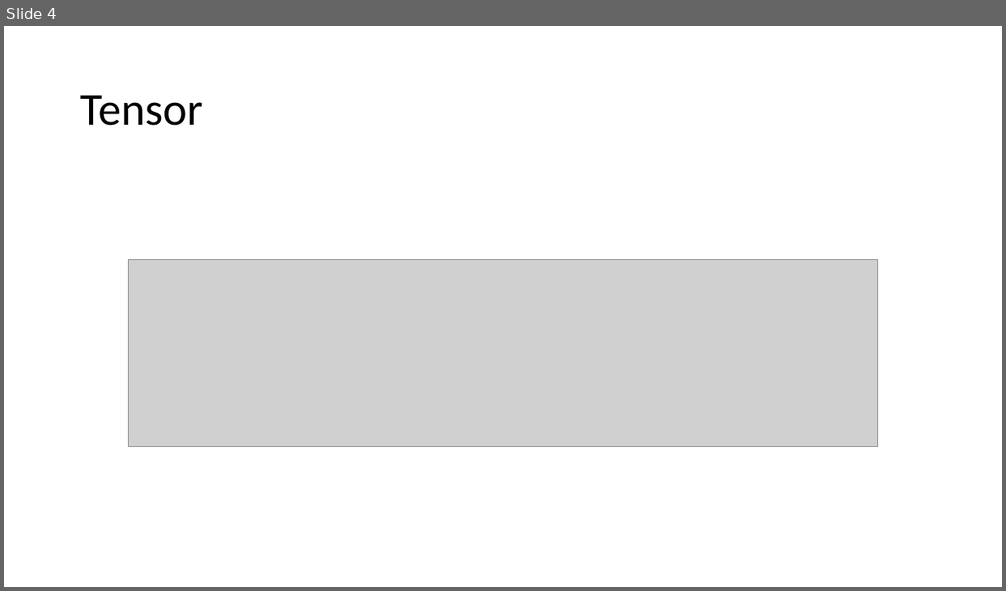
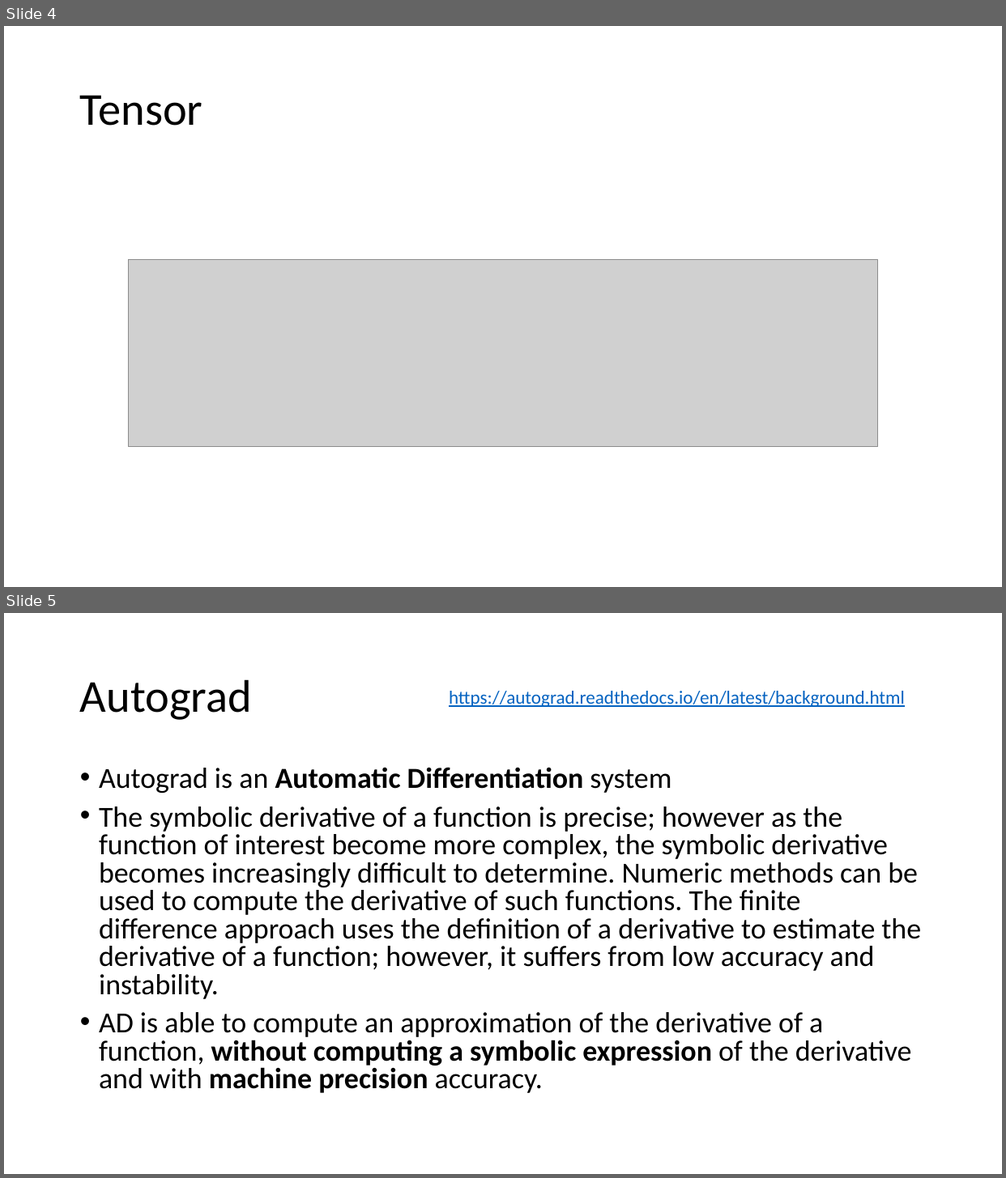
Before and after one commit to MICS-Lab/DeepLearningCourse, a slide deck: Slides_2.pptx. Shown one above the other, each under a label of ours: slide 4 before the commit, slides 4 and 5 after it. The pictures are 1006x591 and 1006x1178 pixels, drawn with LibreOffice and Linux fonts; fonts in the diff are those of the drawing; grey boxes stand for pictures. Boxes give left, top, right and bottom in pixels: in the first picture for what was removed or moved away, otherwise in the second. Text is boxed around its words. In the diff, an @@ line names an element or a change of style, - is before the commit and + after.

Commit message:
autograd slide (scratch)

```diff
--- a/Slides_2.pptx
+++ b/Slides_2.pptx
@@ slide 5 added at bbox=[4, 613, 1002, 1174], background #FFFFFF @@
@@ title added at bbox=[80, 679, 252, 720], 44 pt, text #000000 @@
+Autograd
@@ text added at bbox=[449, 691, 905, 707], 18 pt, text #0563C1, underline @@
+https://autograd.readthedocs.io/en/latest/background.html
@@ text added at bbox=[99, 767, 921, 1093], 28 pt, text #000000 @@
+• Autograd is an Automatic Differentiation system
+• The symbolic derivative of a function is precise; however as the function of interest become more complex, the symbolic derivative becomes increasingly difficult to determine. Numeric methods can be used to compute the derivative of such functions. The finite difference approach uses the definition of a derivative to estimate the derivative of a function; however, it suffers from low accuracy and instability.
+• AD is able to compute an approximation of the derivative of a function, without computing a symbolic expression of the derivative and with machine precision accuracy.
```
